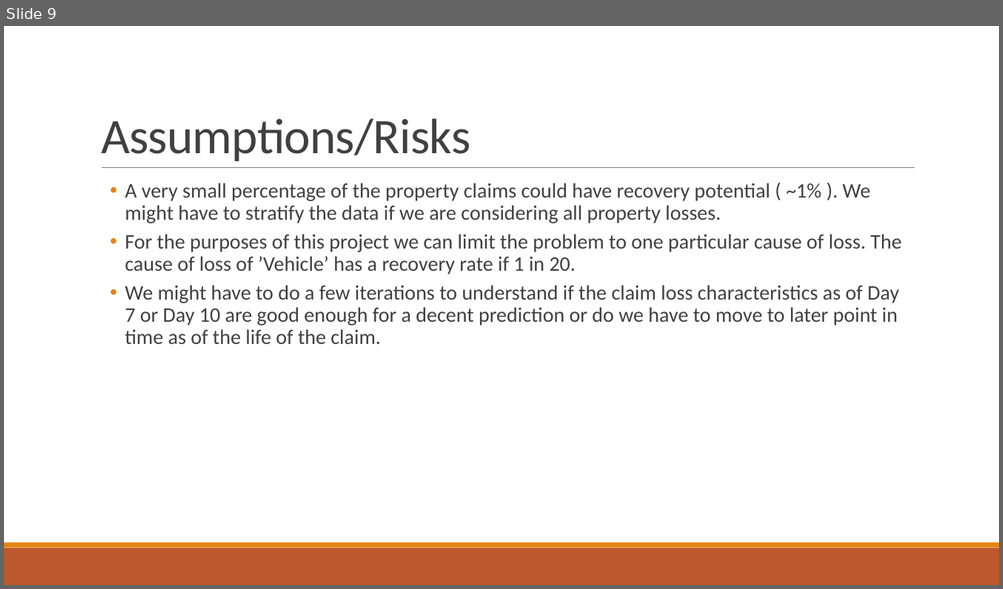
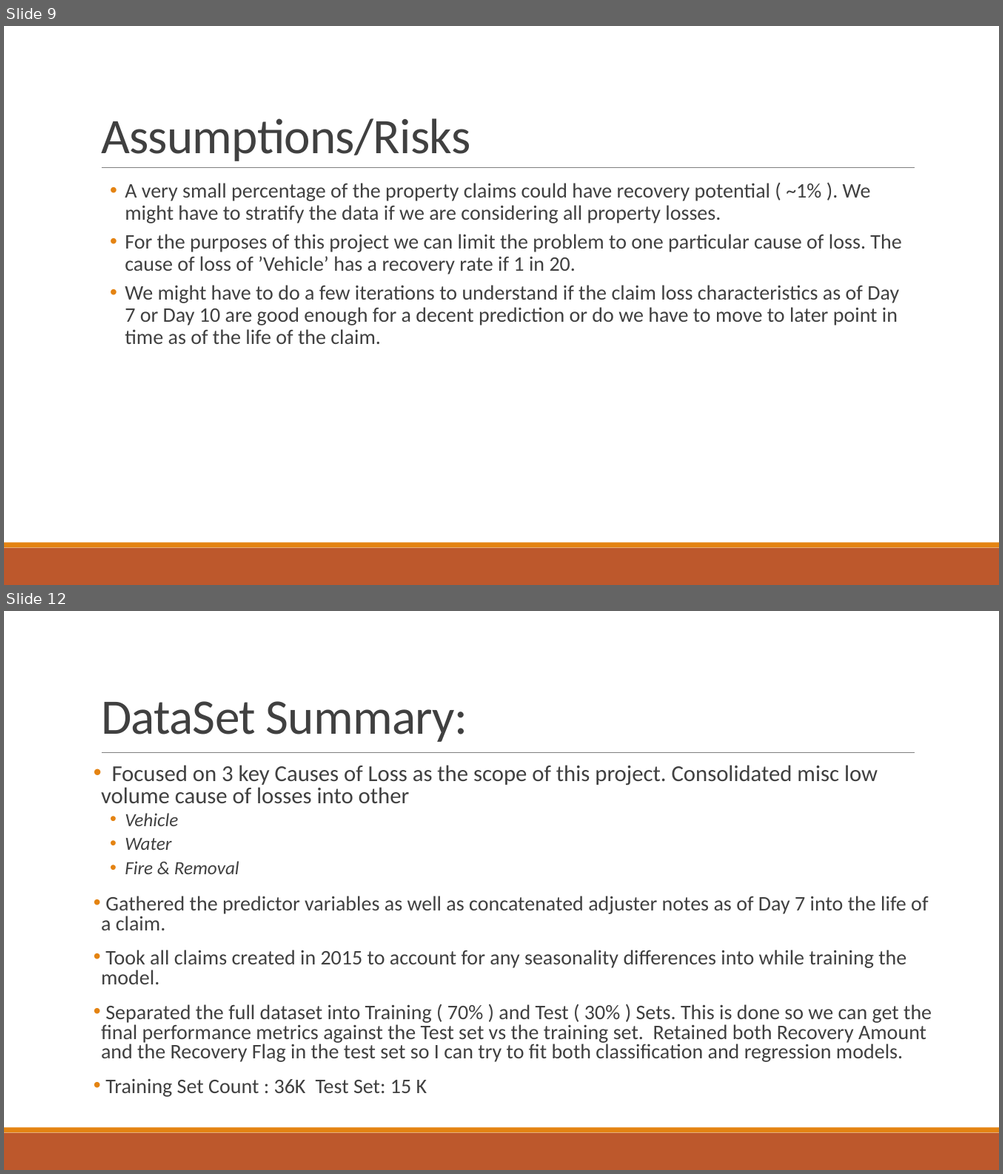
Before and after one commit to hkalavala/DS_SM_15_HK, a slide deck: projects/final-project/GA Project - HK.pptx. Shown one above the other, each under a label of ours: slide 9 before the commit, slides 9 and 12 after it; the slides between them are not shown. The pictures are 1003x589 and 1003x1174 pixels, drawn with LibreOffice and Linux fonts; fonts in the diff are those of the drawing. Boxes give left, top, right and bottom in pixels: in the first picture for what was removed or moved away, otherwise in the second. Text is boxed around its words. In the diff, an @@ line names an element or a change of style, - is before the commit and + after.

```diff
--- a/projects/final-project/GA Project - HK.pptx
+++ b/projects/final-project/GA Project - HK.pptx
@@ slide 12 added at (4,611,999,1170), background #FFFFFF; not listed: 3 template elements that a slide beside it also shows @@
@@ title added at (101,701,468,742), 48 pt, text #404040 @@
+DataSet Summary:
@@ text added at (101,765,931,1097), 20 pt, text #404040 @@
+• Focused on 3 key Causes of Loss as the scope of this project. Consolidated misc low volume cause of losses into other
+  • Vehicle
+  • Water
+  • Fire & Removal
+• Gathered the predictor variables as well as concatenated adjuster notes as of Day 7 into the life of a claim.
+• Took all claims created in 2015 to account for any seasonality differences into while training the model.
+• Separated the full dataset into Training ( 70% ) and Test ( 30% ) Sets. This is done so we can get the final performance metrics against the Test set vs the training set. Retained both Recovery Amount and the Recovery Flag in the test set so I can try to fit both classification and regression models.
+• Training Set Count : 36K Test Set: 15 K
```
Also in this commit, not shown: 1 slide changed, 8 other slides added, 1 other file.
